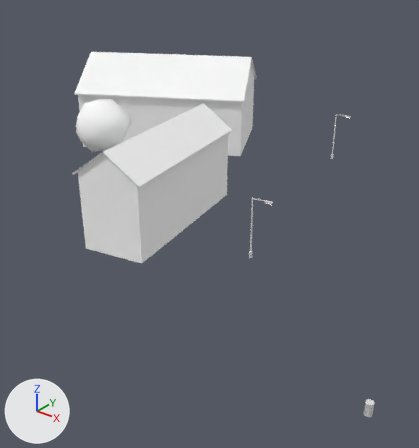
The glTF model cities/arlov-borggatan/pack/tiles/c-7_-2.glb: old version first, new version second.
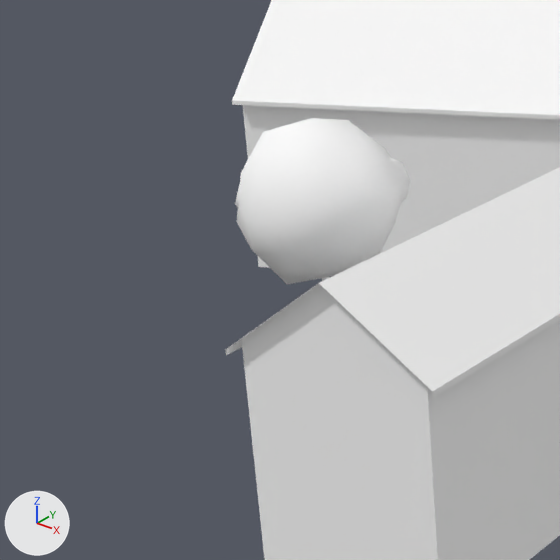
The first picture shows the older version from a camera (50 mm lens) standing at (-362.2, -139.5, 26.5) and looking at (-398.4, -94.4, -1.5). The close-ups show the older and then the newer version on the part from 0% to 43% of the width and 14% to 54% of the height of that picture. Only the edits that show in the close-ups are written down. The axes (+X, +Y, +Z) are drawn at lower left. The lights are the same throughout. Where no turn or scale is listed for an object, it has been applied to the vertices.

Before the edit, the objects in view are built like this:
```python
ob_sm_building_w208685406 = bpy.data.objects.new('SM_Building_w208685406', me_sm_building_w208685406)
ob_sm_building_w208685406.location = (-412.41, -89.04, 6.9)
ob_sm_building_w365339618 = bpy.data.objects.new('SM_Building_w365339618', me_sm_building_w365339618)
ob_sm_building_w365339618.location = (-399.68, -100.31, 6.04)
ob_sm_trees__7__2 = bpy.data.objects.new('SM_Trees_-7_-2', me_sm_trees__7__2)
ob_sm_trees__7__2.location = (-409.98, -98.36, 6.39)
```
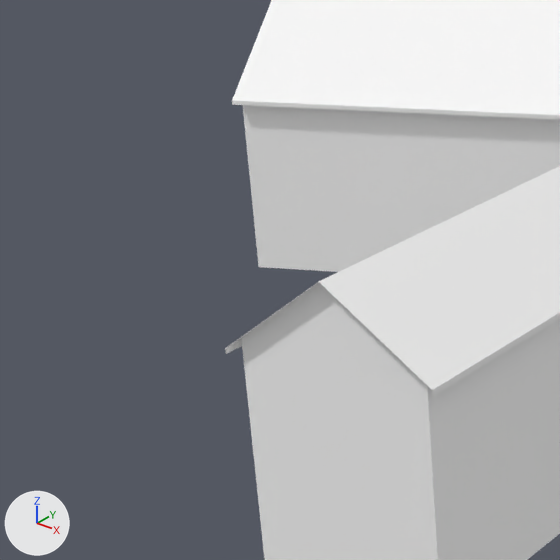
The newer file is also turned or shifted as a whole; pictures and numbers use the older file's frame.

Location of each change, [x1, y1, x2, y2] in pixels of the close-ups (560 x 560 px):
'SM_Trees_-7_-2', deleted
    before: [235, 118, 410, 284]
    faces in mat_m_leaf (white #ffffff): [235, 118, 410, 284]

What the commit changed:
Object 'SM_Trees_-7_-2' (ob_sm_trees__7__2) is deleted.
